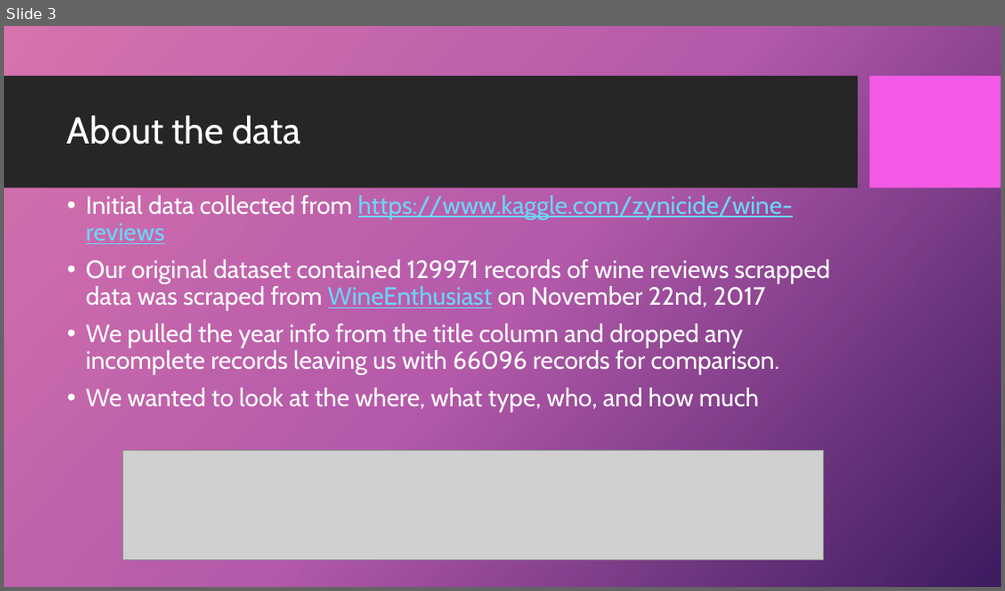
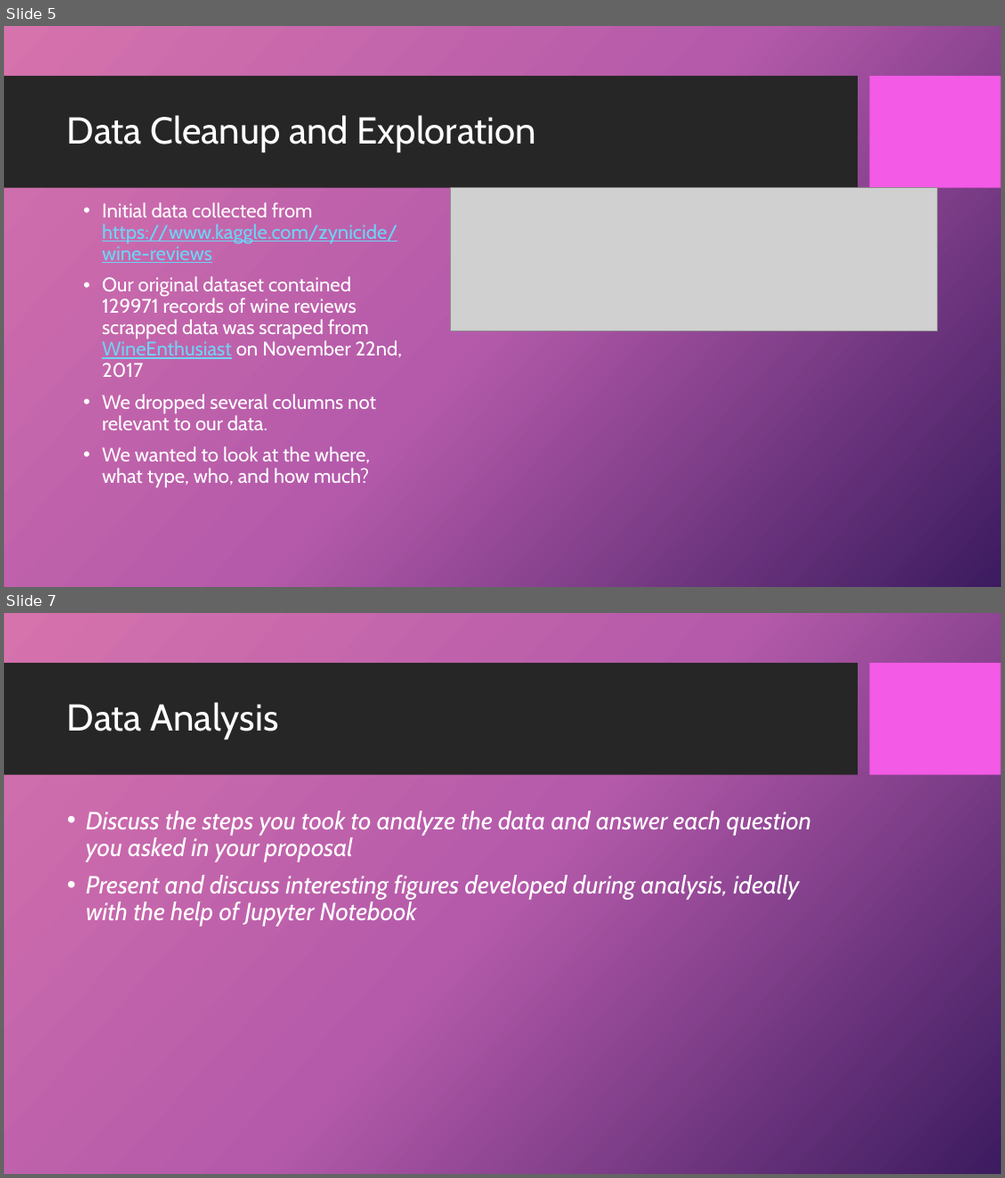
Before and after one commit to 4Reference/Project1, a slide deck: Data Science_Project 1_Group2.pptx. Shown one above the other, each under a label of ours: slide 3 before the commit, slides 5 and 7 after it; the slides between them are not shown. The pictures are 1005x591 and 1005x1178 pixels, drawn with LibreOffice and Linux fonts; fonts in the diff are those of the drawing; grey boxes stand for pictures; background and template pictures are left out. Boxes give left, top, right and bottom in pixels: in the first picture for what was removed or moved away, otherwise in the second. Text is boxed around its words. In the diff, an @@ line names an element or a change of style, - is before the commit and + after.

```diff
--- a/Data Science_Project 1_Group2.pptx
+++ b/Data Science_Project 1_Group2.pptx
@@ slide 7 added at (4, 613, 1001, 1174), background picture (left out); not listed: 2 template elements that a slide beside it also shows @@
@@ title added at (67, 702, 279, 739), 36 pt, text #FFFFFF @@
+Data Analysis
@@ text added at (86, 811, 811, 925), 24 pt, text #FFFFFF, italic @@
+• Discuss the steps you took to analyze the data and answer each question you asked in your proposal
+• Present and discuss interesting figures developed during analysis, ideally with the help of Jupyter Notebook
@@ what was slide 3 is now slide 5 @@
@@ slide 5 changed as well @@
@@ title at (67, 115, 537, 152): text changed @@
-About the data
+Data Cleanup and Exploration
@@ text "Initial data collected from https://www.kaggle.com/zynicide/ ...": place and size @@
-text "Initial data collected from https://www.kaggle.com/zynicide/ ..." at (86, 195, 831, 412)
+text "Initial data collected from https://www.kaggle.com/zynicide/ ..." at (102, 202, 403, 488)
@@ text at (102, 202, 403, 378): size 24 to 19 pt in "Initial data collected from https://www.kaggle.com/zynicide/ ...", "Our original dataset contained 129971 records of ..." @@
@@ picture: place and size @@
-picture at (122, 450, 823, 560)
+picture at (451, 187, 938, 331)
@@ text at (102, 394, 376, 488): text changed; size 24 to 19 pt @@
-• We pulled the year info from the title column and dropped any incomplete records leaving us with 66096 records for comparison.
-• We wanted to look at the where, what type, who, and how much
+• We dropped several columns not relevant to our data.
+• We wanted to look at the where, what type, who, and how much?
```
Also in this commit, not shown: 5 other slides changed, 9 other slides added, 7 slides removed.
